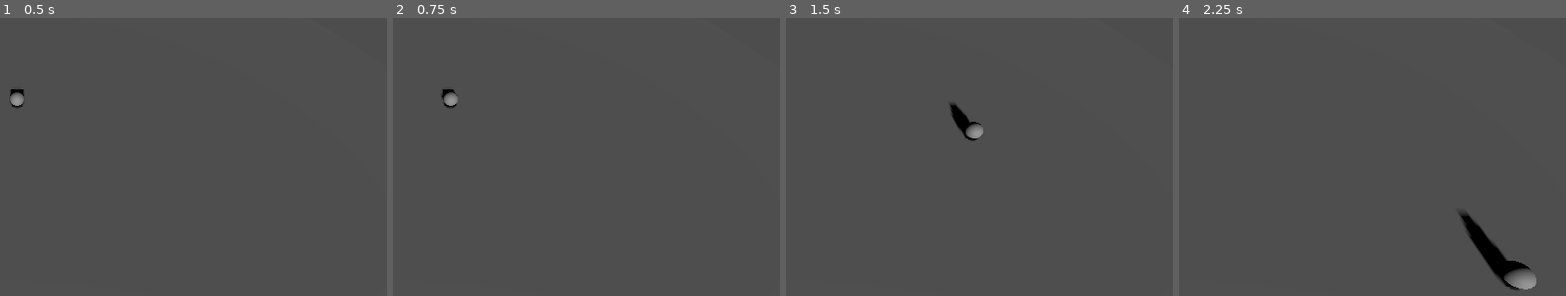
Above: before the commit, frames 1-4 (left to right).
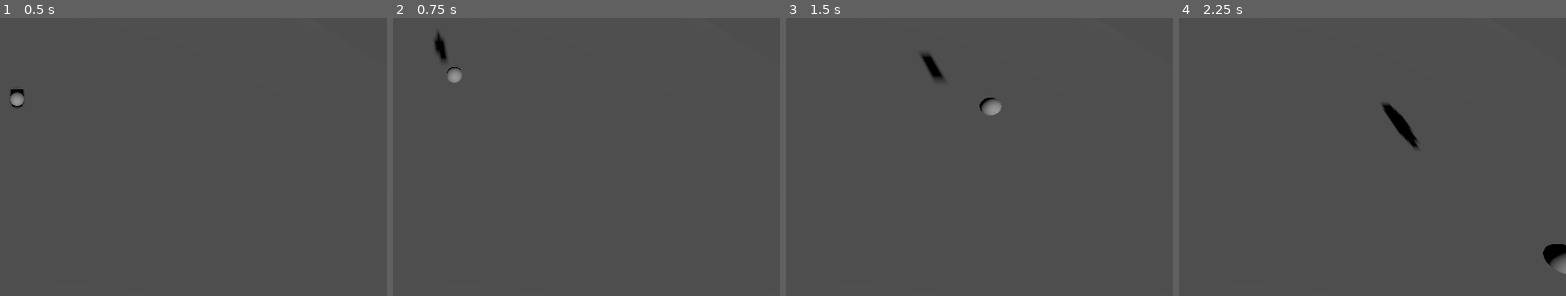
Above: after the commit, the same moments.

Repository: Cyberiada2024-2025/godot-playground
Game: Godot game, scene res://nightfall/main.tscn
Two runs of this game, one before a commit and one after it. Both use one fixed random seed, a clock stepped at 60 frames per second and the inputs below.
Inputs:
- Up to frame 1 (0.5 s): no input
- Up to frame 2 (0.75 s): tap Enter at 0.5 s; hold D (move_right) from 0.53 s (still down); tap Space (jump) at 0.6 s
- Up to frame 3 (1.5 s): tap Space (jump) at 0.77, 1.07, 1.35 s; release D (move_right) at 1.28 s; hold S (move_back) from 1.28 s (still down)
- Up to frame 4 (2.25 s): tap Space (jump) at 1.52, 1.82, 2.1 s; release S (move_back) at 2.03 s; hold D (move_right) from 2.03 s (still down)

Frame 1 is identical in both runs. In frame 2, 0.6% of the frame differs, in the area x 10-18%, y 5-33%; in frame 3, 1.0%; in frame 4, 2.4%, in the area x 52-100%, y 30-98%.

Commit message:
implement player jump

Diff:
--- a/nightfall/Player.gd
+++ b/nightfall/Player.gd
@@ -2,6 +2,7 @@
 
 @export var speed: float = 14
 @export var fall_acceleration : float = 75
+@export var jump_impulse : float = 20
 
 var target_velocity = Vector3.ZERO
 
@@ -25,5 +26,7 @@
 	if not is_on_floor():
 		target_velocity.y = target_velocity.y - (fall_acceleration * delta)
 
+	if is_on_floor() and Input.is_action_just_pressed("jump"):
+		target_velocity.y = jump_impulse
 	velocity = target_velocity
 	move_and_slide()
--- a/nightfall/main.tscn
+++ b/nightfall/main.tscn
@@ -12,6 +12,8 @@
 
 [node name="Ground" type="StaticBody3D" parent="."]
 transform = Transform3D(1, 0, 0, 0, 1, 0, 0, 0, 1, 0, -1, 0)
+collision_layer = 4
+collision_mask = 0
 
 [node name="CollisionShape3D" type="CollisionShape3D" parent="Ground"]
 shape = SubResource("BoxShape3D_51w7a")
--- a/nightfall/player.tscn
+++ b/nightfall/player.tscn
@@ -7,6 +7,7 @@
 [sub_resource type="SphereMesh" id="SphereMesh_l8f3w"]
 
 [node name="Player" type="CharacterBody3D"]
+collision_mask = 6
 script = ExtResource("1_ruf7q")
 
 [node name="CollisionShape3D" type="CollisionShape3D" parent="."]
--- a/project.godot
+++ b/project.godot
@@ -46,3 +46,9 @@
 "events": [Object(InputEventKey,"resource_local_to_scene":false,"resource_name":"","device":-1,"window_id":0,"alt_press …(191 unchanged characters)…
 ]
 }
+
+[layer_names]
+
+3d_physics/layer_1="player"
+3d_physics/layer_2="enemies"
+3d_physics/layer_3="world"
